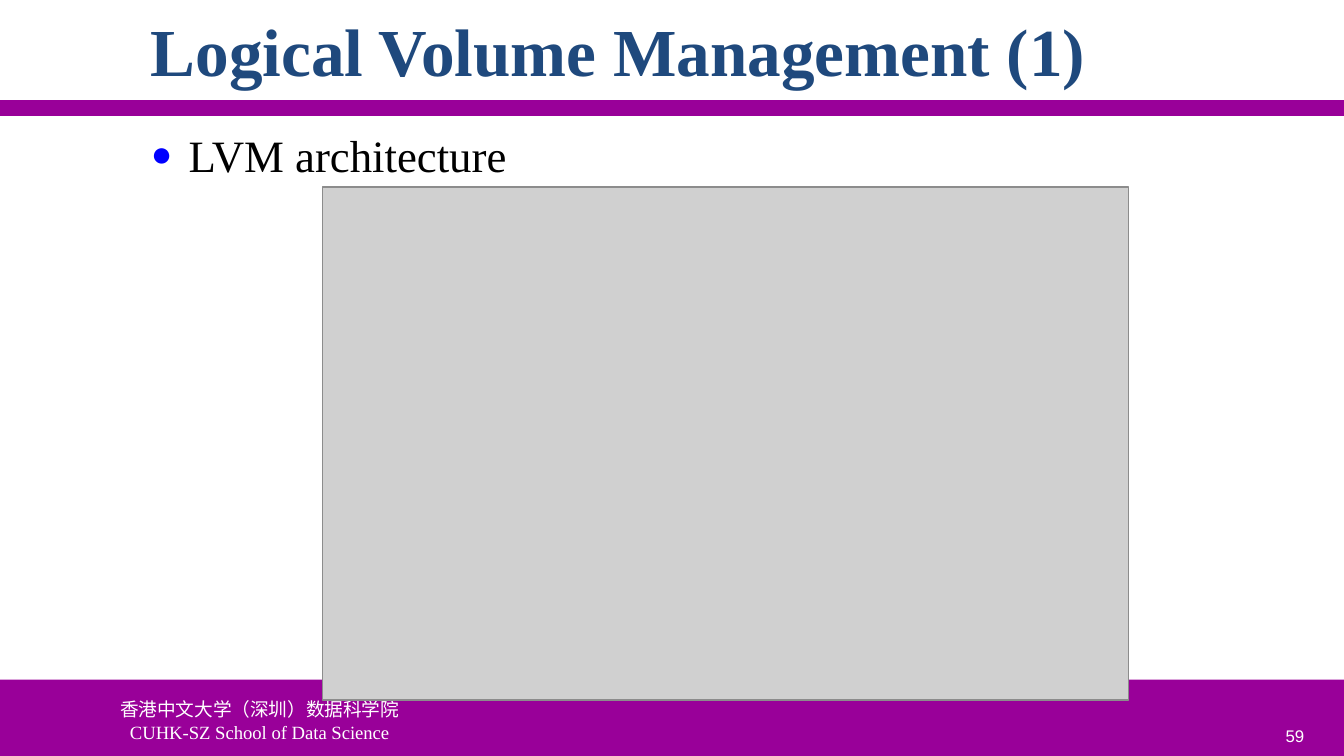
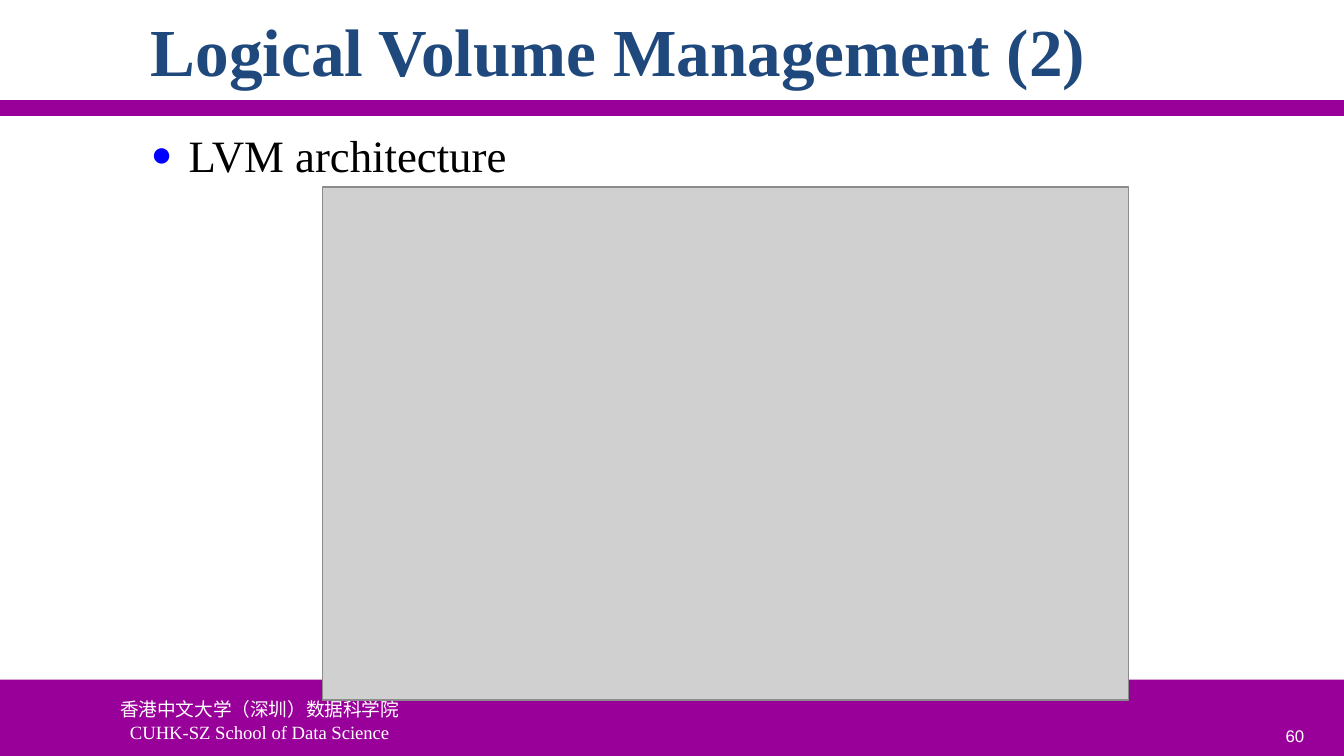
Before and after one commit to ychung1103/ychung1103.github.io, a slide deck: slide 60 of Slides/CSC6103/VT-05 Storage Virtualization.pptx (slide 59 before the commit). Drawn at 1344x756 pixels with LibreOffice and Linux fonts; fonts in the diff are those of the drawing; grey boxes stand for pictures; background and template pictures are left out. Boxes give left, top, right and bottom in pixels: in the first picture for what was removed or moved away, otherwise in the second. Text is boxed around its words. In the diff, an @@ line names an element or a change of style, - is before the commit and + after.

```diff
--- a/Slides/CSC6103/VT-05 Storage Virtualization.pptx
+++ b/Slides/CSC6103/VT-05 Storage Virtualization.pptx
@@ title at [151, 29, 1085, 89]: text changed @@
-Logical Volume Management (1)
+Logical Volume Management (2)
@@ page number at [1286, 730, 1305, 742]: text changed @@
-59
+60
```
Also in this commit, not shown: 22 other slides changed, 1 slide added, 1 other file.
